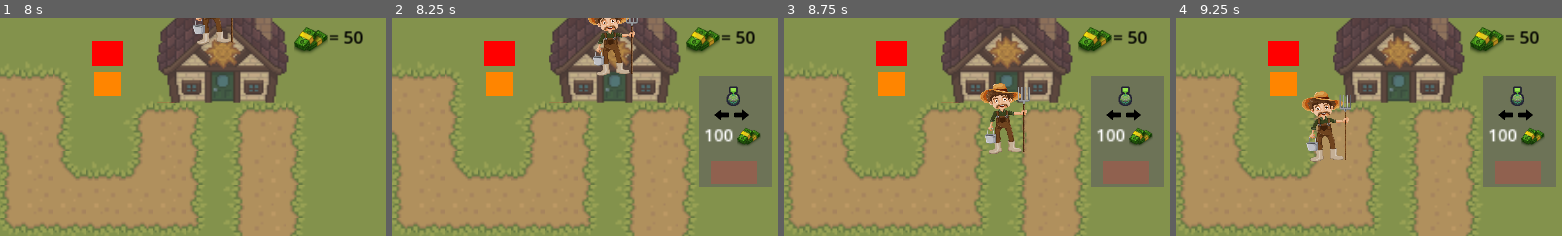
Above: before the commit, frames 1-4 (left to right).
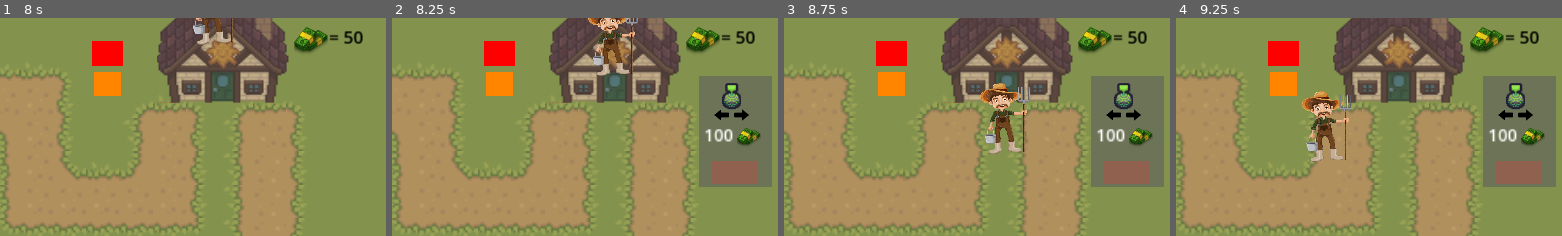
Above: after the commit, the same moments.

Repository: mirgakh/Catalyst-Toy
Game: Godot game, scene res://scenes/main.tscn
The game is run twice, just before and just after one commit, with the same random seed, the same clock (stepped at 60 frames per second) and the same inputs. Sound files missing from this copy of the repository are replaced by a short silence.
Inputs (mouse positions are % of the whole screen's width and height, from its top left):
- Up to frame 1 (8 s): tap Enter at 0.5 s; move the mouse to (5, 14) at 0.52 s; hold W (up) 0.53-2.03 s; click (5, 14) at 0.6 s; move the mouse to (6, 25) at 1.27 s; click (6, 25) at 1.35 s; move the mouse to (14, 14) at 2.02 s; hold A (left) 2.03-3.53 s; click (14, 14) at 2.1 s; move the mouse to (14, 25) at 2.77 s; click (14, 25) at 2.85 s; move the mouse to (22, 14) at 3.52 s; hold S (down) 3.53-4.28 s; click (22, 14) at 3.6 s; move the mouse to (22, 25) at 4.27 s; hold D (right) 4.28-5.03 s; click (22, 25) at 4.35 s; move the mouse to (5, 44) at 5.02 s; hold W (up) 5.03-5.78 s; click (5, 44) at 5.1 s; move the mouse to (6, 56) at 5.77 s; hold D (right) from 5.78 s (still down); click (6, 56) at 5.85 s; move the mouse to (14, 44) at 6.52 s; click (14, 44) at 6.6 s; move the mouse to (14, 56) at 7.27 s; click (14, 56) at 7.35 s
- Up to frame 2 (8.25 s): move the mouse to (22, 44) at 8.02 s; release D (right) at 8.03 s; hold S (down) from 8.03 s (still down); click (22, 44) at 8.1 s
- Up to frame 3 (8.75 s): keep holding S (down)
- Up to frame 4 (9.25 s): move the mouse to (22, 56) at 8.77 s; release S (down) at 8.78 s; hold A (left) from 8.78 s (still down); click (22, 56) at 8.85 s
The pictures show only the part of the screen within x 50-100%, y 0-50%; the shares and areas given below are measured in that part.

Frame 1 is identical in both runs. In frame 2, 0.4% of the frame differs, in the area x 85-91%, y 29-42%; in frame 3, 0.4%; in frame 4, 0.4%.

Commit message:
Sounds

Diff:
--- a/project/scenes/apple_seed.tscn
+++ b/project/scenes/apple_seed.tscn
@@ -10,7 +10,7 @@
 gradient = SubResource("Gradient_2gfob")
 
 [sub_resource type="RectangleShape2D" id="RectangleShape2D_vn5q1"]
-size = Vector2(40, 34)
+size = Vector2(28, 24)
 
 [node name="apple_seed" type="StaticBody2D"]
 script = ExtResource("1_r0xw5")
@@ -23,7 +23,7 @@
 [node name="Area2D" type="Area2D" parent="."]
 
 [node name="CollisionShape2D" type="CollisionShape2D" parent="Area2D"]
-position = Vector2(0, -1)
+position = Vector2(-1, -1)
 shape = SubResource("RectangleShape2D_vn5q1")
 
 [connection signal="input_event" from="Area2D" to="." method="_on_area_2d_input_event"]
--- a/project/scenes/carrot_seed.tscn
+++ b/project/scenes/carrot_seed.tscn
@@ -10,7 +10,7 @@
 gradient = SubResource("Gradient_f6d6j")
 
 [sub_resource type="RectangleShape2D" id="RectangleShape2D_268u4"]
-size = Vector2(40, 34)
+size = Vector2(30, 22)
 
 [node name="carrot_seed" type="StaticBody2D"]
 script = ExtResource("1_5xp4o")
@@ -22,6 +22,7 @@
 [node name="Area2D" type="Area2D" parent="."]
 
 [node name="CollisionShape2D" type="CollisionShape2D" parent="Area2D"]
+position = Vector2(0, 1)
 shape = SubResource("RectangleShape2D_268u4")
 
 [connection signal="input_event" from="Area2D" to="." method="_on_area_2d_input_event"]
--- a/project/scenes/cherry_seed.tscn
+++ b/project/scenes/cherry_seed.tscn
@@ -10,7 +10,7 @@
 gradient = SubResource("Gradient_h4jhf")
 
 [sub_resource type="RectangleShape2D" id="RectangleShape2D_ftd77"]
-size = Vector2(40, 34)
+size = Vector2(27, 23)
 
 [node name="cherry_seed" type="StaticBody2D"]
 script = ExtResource("1_daw2v")
@@ -22,6 +22,7 @@
 [node name="Area2D" type="Area2D" parent="."]
 
 [node name="CollisionShape2D" type="CollisionShape2D" parent="Area2D"]
+position = Vector2(0.5, 1.5)
 shape = SubResource("RectangleShape2D_ftd77")
 
 [connection signal="input_event" from="Area2D" to="." method="_on_area_2d_input_event"]
--- a/project/scenes/growing_zone.tscn
+++ b/project/scenes/growing_zone.tscn
@@ -1,8 +1,9 @@
-[gd_scene load_steps=20 format=3 uid="uid://dac75o0vplr25"]
+[gd_scene load_steps=21 format=3 uid="uid://dac75o0vplr25"]
 
 [ext_resource type="Script" path="res://scripts/growing_zone.gd" id="1_htke1"]
 [ext_resource type="Texture2D" uid="uid://m5r6c3amx1h0" path="res://art/Empty.png" id="2_il7q0"]
 [ext_resource type="Texture2D" uid="uid://by0hxfnc1shcq" path="res://art/2px All.png" id="3_fml78"]
+[ext_resource type="AudioStream" uid="uid://drkbv1g5xqjnf" path="res://sounds/Gameplay Effects crop crunch (1).mp3" id="4_fiwce"]
 
 [sub_resource type="Gradient" id="Gradient_w5hoy"]
 offsets = PackedFloat32Array(0)
@@ -161,6 +162,9 @@
 [node name="cherryTimer" type="Timer" parent="."]
 wait_time = 8.0
 
+[node name="CropSound" type="AudioStreamPlayer2D" parent="."]
+stream = ExtResource("4_fiwce")
+
 [connection signal="area_entered" from="Area2D" to="." method="_on_area_2d_area_entered"]
 [connection signal="input_event" from="Area2D" to="." method="_on_area_2d_input_event"]
 [connection signal="timeout" from="CarrotTimer" to="." method="_on_carrot_timer_timeout"]
--- a/project/scenes/lettuce_seed.tscn
+++ b/project/scenes/lettuce_seed.tscn
@@ -10,7 +10,7 @@
 gradient = SubResource("Gradient_ar11r")
 
 [sub_resource type="RectangleShape2D" id="RectangleShape2D_udp3d"]
-size = Vector2(40, 34)
+size = Vector2(28, 22)
 
 [node name="lettuce_seed" type="StaticBody2D"]
 script = ExtResource("1_d455a")
--- a/project/scenes/main.tscn
+++ b/project/scenes/main.tscn
@@ -244,6 +244,7 @@
 position = Vector2(703, 364)
 scale = Vector2(2, 2)
 
-[node name="AudioStreamPlayer" type="AudioStreamPlayer" parent="."]
+[node name="Background Music" type="AudioStreamPlayer" parent="."]
 stream = ExtResource("14_j1m62")
+volume_db = -14.931
 autoplay = true
--- a/project/scenes/player.tscn
+++ b/project/scenes/player.tscn
@@ -1,7 +1,8 @@
-[gd_scene load_steps=4 format=3 uid="uid://b32476hejmrnj"]
+[gd_scene load_steps=5 format=3 uid="uid://b32476hejmrnj"]
 
 [ext_resource type="Script" path="res://scripts/player.gd" id="1_4pouc"]
 [ext_resource type="Texture2D" uid="uid://mw6yoxqq5sp" path="res://art/Cartoon Farmer Drawing.png" id="2_vfu74"]
+[ext_resource type="AudioStream" uid="uid://ptk1dfpsuj74" path="res://sounds/Farmer Grass Footsteps.mp3" id="3_hcnys"]
 
 [sub_resource type="RectangleShape2D" id="RectangleShape2D_11ea1"]
 size = Vector2(36.3333, 50.3333)
@@ -21,3 +22,8 @@
 [node name="CollisionShape2D" type="CollisionShape2D" parent="."]
 position = Vector2(-0.5, 0.166668)
 shape = SubResource("RectangleShape2D_11ea1")
+
+[node name="Moving" type="AudioStreamPlayer2D" parent="."]
+stream = ExtResource("3_hcnys")
+
+[connection signal="finished" from="Moving" to="." method="_on_moving_finished"]
--- a/project/scenes/sell_zone.tscn
+++ b/project/scenes/sell_zone.tscn
@@ -1,6 +1,7 @@
-[gd_scene load_steps=3 format=3 uid="uid://61cpg07mwmab"]
+[gd_scene load_steps=4 format=3 uid="uid://61cpg07mwmab"]
 
 [ext_resource type="Script" path="res://scripts/sell_zone.gd" id="1_j7eru"]
+[ext_resource type="AudioStream" uid="uid://bk5so6c7cu0x0" path="res://sounds/Money Sound 7053.mp3" id="2_cbf0k"]
 
 [sub_resource type="CircleShape2D" id="CircleShape2D_bie6t"]
 radius = 112.51
@@ -23,4 +24,7 @@
 theme_override_font_sizes/normal_font_size = 60
 text = "Sell"
 
+[node name="ChaChing" type="AudioStreamPlayer2D" parent="."]
+stream = ExtResource("2_cbf0k")
+
 [connection signal="body_entered" from="Area2D" to="." method="_on_area_2d_body_entered"]
--- a/project/scenes/shopmenu.tscn
+++ b/project/scenes/shopmenu.tscn
@@ -1,24 +1,25 @@
-[gd_scene load_steps=11 format=3 uid="uid://cjwbgmh0x6c28"]
+[gd_scene load_steps=12 format=3 uid="uid://cjwbgmh0x6c28"]
 
 [ext_resource type="Script" path="res://scripts/shopmenu.gd" id="1_iog0v"]
 [ext_resource type="Texture2D" uid="uid://by0hxfnc1shcq" path="res://art/2px All.png" id="2_qhxup"]
 [ext_resource type="Texture2D" uid="uid://erl1k4j0o51x" path="res://art/Monochrome Left Arrow.png" id="4_eudgi"]
 [ext_resource type="Texture2D" uid="uid://ds02qyek8lddl" path="res://art/Money bag.png" id="4_k2wb2"]
 [ext_resource type="Texture2D" uid="uid://blhtc7htjtnm1" path="res://art/Arrow Symbol.png" id="5_gwbtf"]
+[ext_resource type="AudioStream" uid="uid://dpmvx6t8ohffw" path="res://sounds/Button Click Sound.mp3" id="7_0off3"]
 
-[sub_resource type="AtlasTexture" id="AtlasTexture_30ymu"]
+[sub_resource type="AtlasTexture" id="AtlasTexture_5ty8y"]
 atlas = ExtResource("2_qhxup")
-region = Rect2(115, 81, 18, 27)
+region = Rect2(116, 81, 16, 27)
 
-[sub_resource type="AtlasTexture" id="AtlasTexture_kb8qt"]
+[sub_resource type="AtlasTexture" id="AtlasTexture_vn4wx"]
 atlas = ExtResource("2_qhxup")
-region = Rect2(2, 108, 20, 27)
+region = Rect2(5, 108, 16, 27)
 
 [sub_resource type="SpriteFrames" id="SpriteFrames_csinh"]
 animations = [{
 "frames": [{
 "duration": 1.0,
-"texture": SubResource("AtlasTexture_30ymu")
+"texture": SubResource("AtlasTexture_5ty8y")
 }],
 "loop": true,
 "name": &"cherry",
@@ -26,7 +27,7 @@
 }, {
 "frames": [{
 "duration": 1.0,
-"texture": SubResource("AtlasTexture_kb8qt")
+"texture": SubResource("AtlasTexture_vn4wx")
 }],
 "loop": true,
 "name": &"lettuce",
@@ -64,7 +65,6 @@
 }]
 
 [node name="shopmenu" type="StaticBody2D"]
-visible = false
 script = ExtResource("1_iog0v")
 
 [node name="ColorRect" type="ColorRect" parent="."]
@@ -73,10 +73,10 @@
 color = Color(0.368627, 0.368627, 0.368627, 0.6)
 
 [node name="icon" type="AnimatedSprite2D" parent="."]
-position = Vector2(32, 19.125)
-scale = Vector2(0.771429, 0.75)
+position = Vector2(31, 19)
+scale = Vector2(1.13571, 1)
 sprite_frames = SubResource("SpriteFrames_csinh")
-animation = &"cherry"
+animation = &"lettuce"
 
 [node name="ButtonLeft" type="Button" parent="."]
 modulate = Color(1, 1, 1, 0)
@@ -130,6 +130,9 @@
 offset_right = 56.0
 offset_bottom = 103.0
 
+[node name="buySound" type="AudioStreamPlayer2D" parent="."]
+stream = ExtResource("7_0off3")
+
 [connection signal="pressed" from="ButtonLeft" to="." method="_on_button_left_pressed"]
 [connection signal="pressed" from="ButtonRight" to="." method="_on_button_right_pressed"]
 [connection signal="pressed" from="BuyButton" to="." method="_on_buy_button_pressed"]
--- a/project/scripts/growing_zone.gd
+++ b/project/scripts/growing_zone.gd
@@ -11,6 +11,7 @@
 
 func _on_area_2d_area_entered(area):
 	if not plantGrowing:
+		$CropSound.play()
 		if plant == 1:
 			plantGrowing = true
 			$CarrotTimer.start()
@@ -74,6 +75,7 @@
 func _on_area_2d_input_event(viewport, event, shape_idx):
 	if Input.is_action_just_pressed("click"):
 		if plant_grown:
+			$CropSound.play()
 			if plant == 1:
 				Global.numofcarrots += 1
 				plantGrowing = false
--- a/project/scripts/player.gd
+++ b/project/scripts/player.gd
@@ -1,6 +1,8 @@
 extends CharacterBody2D
 
 @export var speed = 150
+
+var playSound = true
 
 @onready var animations = $AnimationPlayer
 
@@ -12,9 +14,20 @@
 func _process(delta):
 	var input = Input.get_vector("left", "right", "up", "down")
 	position += input * speed * delta * 1.5
+	if (input != Vector2.ZERO and playSound == true):
+		playSound = false
+		$Moving.play()
+
+
+	else:
+		$Moving.stop()
+
 
 func sell():
 	pass
 
 func shop():
 	pass
+
+func _on_moving_finished():
+	playSound = true
--- a/project/scripts/sell_zone.gd
+++ b/project/scripts/sell_zone.gd
@@ -3,6 +3,7 @@
 
 func _on_area_2d_body_entered(body):
 	if body.has_method("sell"):
+		$ChaChing.play()
 		var carrots = Global.numofcarrots
 		var apples = Global.numofapples
 		var lettuce = Global.numoflettuce
--- a/project/scripts/shopmenu.gd
+++ b/project/scripts/shopmenu.gd
@@ -57,6 +57,7 @@
 
 func buy():
 	Global.coins -= price
+	$buySound.play()
 	if item == 1:
 		itemOwned[0] = true
 	if item == 2:
Not shown: 1 places in project/scenes/main.tscn that only renumber resources
Not shown, added: project/sounds/Money Sound 7053.mp3.import
Not shown, added: project/sounds/Money Sound 7053.mp3
